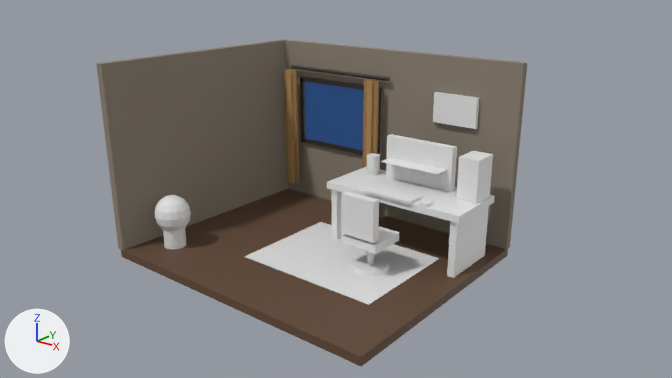
What one commit did to the Blender file Blender/CozyRoomDiorama/cozyroomdiorama.blend.
Camera for both pictures: the file's camera 'Camera_Hero'. Lighting does not change. The marker at lower left points along +X, +Y and +Z. The older version comes first.

Script lines for the objects in view, before the commit:
```python
ob_chair_seat = bpy.data.objects.new('Chair_Seat', me_chair_seat_mesh)
ob_chair_seat.location = (1.0, 0.0, 0.45)
ob_chair_seat.scale = (0.28, 0.28, 0.06)
ob_desk_leg_l = bpy.data.objects.new('Desk_Leg_L', me_desk_leg_l_mesh)
ob_desk_leg_l.location = (0.0, 0.9, 0.43)
ob_desk_leg_l.scale = (0.05, 0.45, 0.43)
ob_desk_leg_r = bpy.data.objects.new('Desk_Leg_R', me_desk_leg_r_mesh)
ob_desk_leg_r.location = (2.0, 0.9, 0.43)
ob_desk_leg_r.scale = (0.05, 0.45, 0.43)
ob_desk_top = bpy.data.objects.new('Desk_Top', me_desk_top_mesh)
ob_desk_top.location = (1.0, 0.9, 0.86)
ob_desk_top.scale = (1.1, 0.5, 0.05)
ob_keyboard = bpy.data.objects.new('Keyboard', me_keyboard_mesh)
ob_keyboard.location = (1.0, 0.52, 0.93)
ob_keyboard.scale = (0.38, 0.16, 0.02)
ob_monitor_body = bpy.data.objects.new('Monitor_Body', me_monitor_body_mesh)
ob_monitor_body.location = (1.0, 1.2, 1.23)
ob_monitor_body.scale = (0.55, 0.06, 0.32)
ob_monitor_screen = bpy.data.objects.new('Monitor_Screen', me_monitor_screen_mesh)
ob_monitor_screen.location = (1.0, 1.13, 1.23)
ob_monitor_screen.scale = (0.48, 0.26, 1.0)
ob_pc_tower = bpy.data.objects.new('PC_Tower', me_pc_tower_mesh)
ob_pc_tower.location = (1.9, 1.15, 1.21)
ob_pc_tower.scale = (0.15, 0.2, 0.3)
ob_rug = bpy.data.objects.new('Rug', me_rug_mesh)
ob_rug.location = (0.5, 0.0, 0.01)
ob_rug.scale = (1.1, 0.85, 1.0)
# also in view: 'Wall_Back_Left' at (-1.95, 1.8, 1.35); 'Chair_Base' at (1.0, 0.0, 0.04); 'Chair_Back' at (1.0, -0.25, 0.83); 'Curtain_L_3' at (-1.77, 1.57, 1.24); 'Wall_Left' at (-2.2, 0.0, 1.35)
```
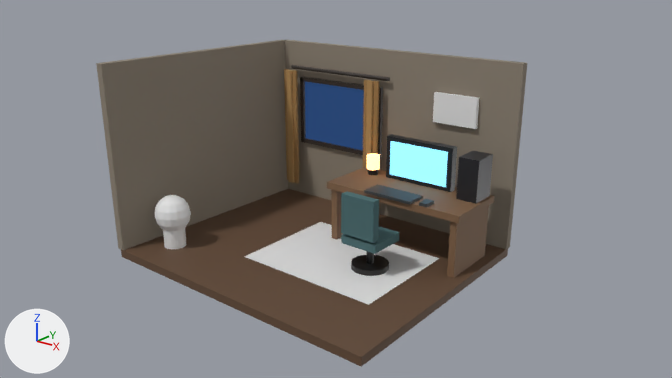
Patch to the scene script:
```diff
--- a/Blender/CozyRoomDiorama/cozyroomdiorama.blend.py
+++ b/Blender/CozyRoomDiorama/cozyroomdiorama.blend.py
@@ me_desk_top_mesh @@
 me_desk_top_mesh.from_pydata(...)  # 8 vertices, 6 faces; spans x -1.0..1.0, y -1.0..1.0, z -1.0..1.0
+me_desk_top_mesh.materials.append(mat_mat_desk_wood_material)  # brown #7c5d42
@@ me_desk_leg_l_mesh @@
 me_desk_leg_l_mesh.from_pydata(...)  # 8 vertices, 6 faces; spans x -1.0..1.0, y -1.0..1.0, z -1.0..1.0
+me_desk_leg_l_mesh.materials.append(mat_mat_desk_wood_material)  # brown #7c5d42
@@ me_desk_leg_r_mesh @@
 me_desk_leg_r_mesh.from_pydata(...)  # 8 vertices, 6 faces; spans x -1.0..1.0, y -1.0..1.0, z -1.0..1.0
+me_desk_leg_r_mesh.materials.append(mat_mat_desk_wood_material)  # brown #7c5d42
@@ me_monitor_body_mesh @@
 me_monitor_body_mesh.from_pydata(...)  # 8 vertices, 6 faces; spans x -1.0..1.0, y -1.0..1.0, z -1.0..1.0
+me_monitor_body_mesh.materials.append(mat_monitor_body_material)  # dark grey #272c30
@@ me_monitor_screen_mesh @@
 me_monitor_screen_mesh.from_pydata(...)  # 4 vertices, 1 face; spans x -1.0..1.0, y -1.0..1.0, z 0.0
+me_monitor_screen_mesh.materials.append(mat_monitor_screen_material)  # dark blue #192730, glowing blue #6cb3d3
@@ me_keyboard_mesh @@
 me_keyboard_mesh.from_pydata(...)  # 8 vertices, 6 faces; spans x -1.0..1.0, y -1.0..1.0, z -1.0..1.0
+me_keyboard_mesh.materials.append(mat_mat_keyboard_mouse_material)  # dark grey #383c3f
@@ me_pc_tower_mesh @@
 me_pc_tower_mesh.from_pydata(...)  # 8 vertices, 6 faces; spans x -1.0..1.0, y -1.0..1.0, z -1.0..1.0
+me_pc_tower_mesh.materials.append(mat_pc_tower_material)  # dark grey #303035
@@ me_chair_seat_mesh @@
 me_chair_seat_mesh.from_pydata(...)  # 8 vertices, 6 faces; spans x -1.0..1.0, y -1.0..1.0, z -1.0..1.0
+me_chair_seat_mesh.materials.append(mat_mat_chair_fabric_material)  # dark cyan #45696c
@@ me_chair_back_mesh @@
 me_chair_back_mesh.from_pydata(...)  # 8 vertices, 6 faces; spans x -1.0..1.0, y -1.0..1.0, z -1.0..1.0
+me_chair_back_mesh.materials.append(mat_mat_chair_fabric_material)  # dark cyan #45696c
@@ me_chair_base_mesh @@
 me_chair_base_mesh.from_pydata(...)  # 64 vertices, 34 faces; spans x -1.0..1.0, y -1.0..1.0, z -1.0..1.0
+me_chair_base_mesh.materials.append(mat_mat_chair_metal_material)  # dark grey #303030
@@ me_desk_lamp_shade_mesh @@
 me_desk_lamp_shade_mesh.from_pydata(...)  # 64 vertices, 34 faces; spans x -1.0..1.0, y -1.0..1.0, z -1.0..1.0
+me_desk_lamp_shade_mesh.materials.append(mat_desk_lamp_shade_material)  # orange #f3b36c, glowing orange #ffbc7c
@@ ob_monitor_screen @@
 ob_monitor_screen.location = (1.0, 1.13, 1.23)
+ob_monitor_screen.rotation_euler = (1.571, 0.0, 0.0)  # degrees (90, 0, 0)
 ob_monitor_screen.scale = (0.48, 0.26, 1.0)
```

Boxes (x1, y1, x2, y2) around the edits, measured in the pictures (672 x 378 px):
'Desk_Top', recoloured (white to brown): (327, 166, 494, 223) in both
'Monitor_Body', recoloured (white to dark grey): (386, 134, 457, 192) in both
'Monitor_Screen', recoloured, turned: before (380, 157, 446, 174); after (390, 141, 448, 187)
'Desk_Leg_R', recoloured (white to brown): (447, 206, 489, 278) in both
'Chair_Back', recoloured (white to dark cyan): (341, 191, 379, 243) in both
'PC_Tower', recoloured (white to dark grey): (456, 151, 493, 204) in both
'Chair_Seat', recoloured (white to dark cyan): (341, 226, 399, 254) in both
'Chair_Base', recoloured (white to dark grey): (351, 254, 389, 276) in both
'Keyboard', recoloured (darker): (364, 184, 423, 205) in both
'Desk_Leg_L', recoloured (white to brown): (331, 190, 343, 240) in both
'Desk_Lamp_Shade', recoloured (lighter): (367, 153, 380, 170) in both
